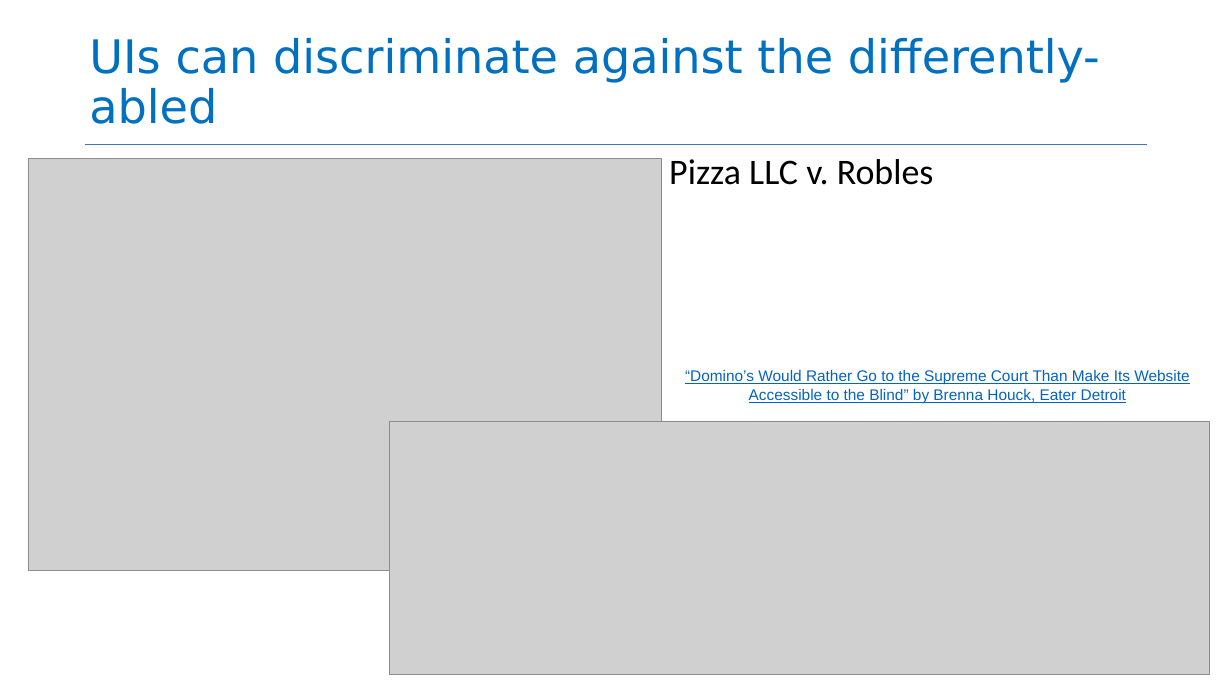
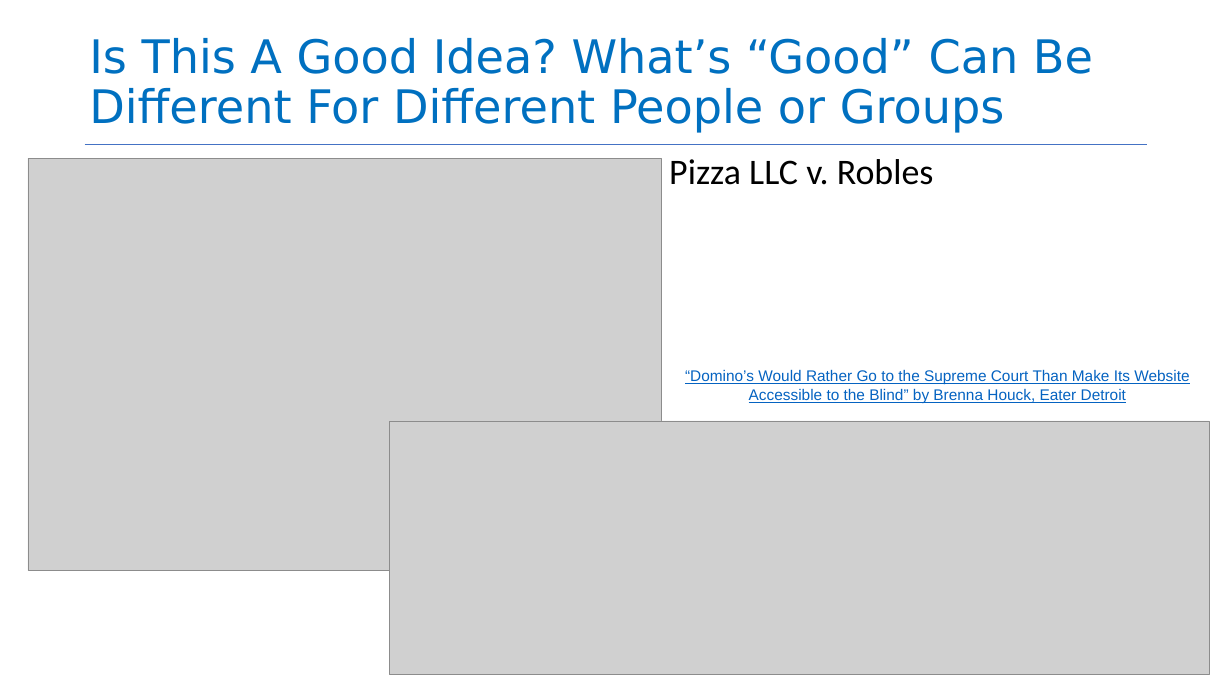
Before and after one commit to neu-se/CS4530-Spring-2026, a slide deck: slide 9 of Slides/Module 15 Engineering Software for Equity.pptx. Drawn at 1232x693 pixels with LibreOffice and Linux fonts; fonts in the diff are those of the drawing; grey boxes stand for pictures. Boxes give left, top, right and bottom in pixels: in the first picture for what was removed or moved away, otherwise in the second. Text is boxed around its words. In the diff, an @@ line names an element or a change of style, - is before the commit and + after.

```diff
--- a/Slides/Module 15 Engineering Software for Equity.pptx
+++ b/Slides/Module 15 Engineering Software for Equity.pptx
@@ title at bbox=[89, 38, 1093, 133]: text changed @@
-UIs can discriminate against the differently-abled
+Is This A Good Idea? What’s “Good” Can Be Different For Different People or Groups
```
Also in this commit, not shown: 7 other slides changed, 3 slides added, 1 other file.
